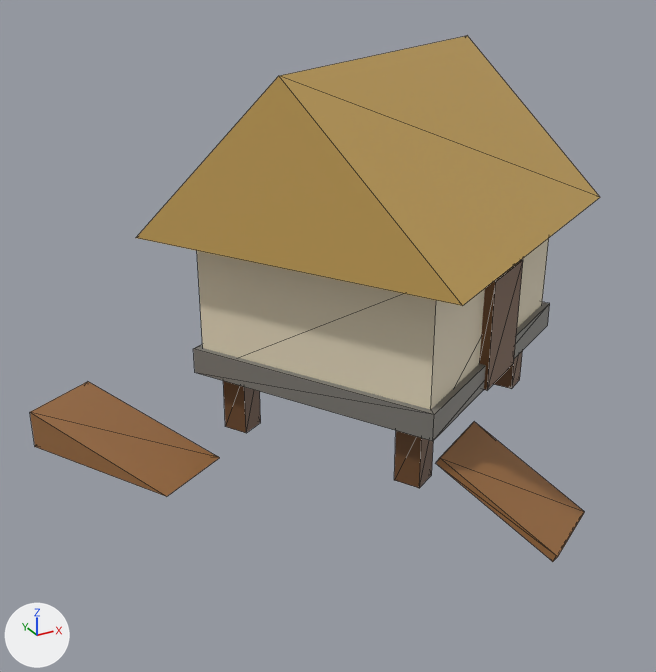
Two versions of the glTF model art/models/building_6.glb, one commit apart.
Before and after are seen from a 50 mm lens placed at (-0.725, -1.138, 0.71), pointed at (-0.128, -0.053, 0.168). Lighting does not change. The marker at lower left points along +X, +Y and +Z. The first picture is the older version. Mesh edges are drawn as thin lines. Vertices at exactly the same position are counted once.

In view in the first picture: 'building_6'.
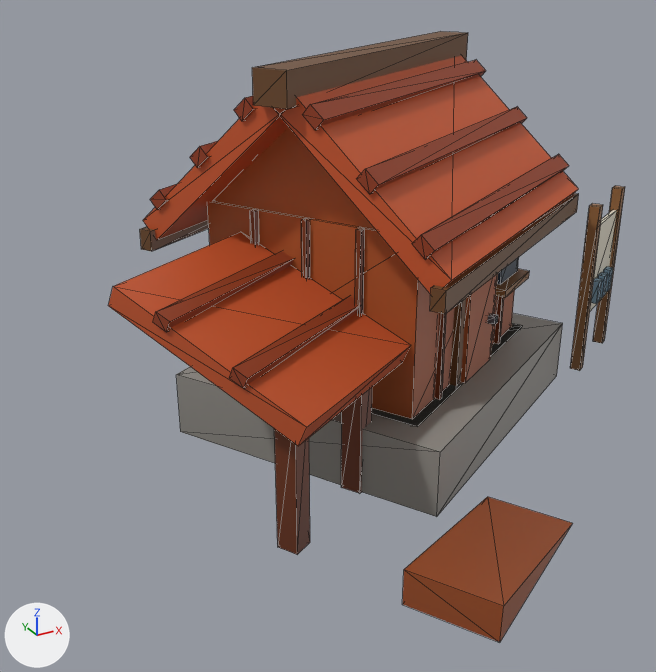
Where the change shows, as pixel boxes [x1, y1, x2, y2] in the pictures (656 x 672 px; the box of a moved part takes in the faces that stretch with it):
'building_6', reshaped (9% narrower, 16% taller)
    before: [30, 36, 600, 562]
    after: [108, 31, 625, 642]
part 1 of me_building_6, moved or reshaped
    before: [494, 350, 523, 389]
    after: [435, 313, 447, 400]
part 2 of me_building_6, moved or reshaped
    before: [394, 431, 433, 488]
    after: [355, 228, 364, 315]
part 3 of me_building_6, moved or reshaped
    before: [223, 381, 261, 433]
    after: [301, 218, 310, 279]
part 4 of me_building_6, moved or reshaped
    before: [197, 238, 549, 410]
    after: [250, 209, 259, 245]
part 5 of me_building_6, moved or reshaped
    before: [479, 260, 523, 390]
    after: [461, 274, 497, 383]
part 6 of me_building_6, moved or reshaped (not visible before)
    after: [274, 429, 310, 555]
part 7 of me_building_6, moved or reshaped (not visible before)
    after: [570, 203, 603, 371]
part 8 of me_building_6, added (brown)
    after: [593, 186, 625, 343]
part 9 of me_building_6, rebuilt
    before: [136, 36, 600, 306]
    after: [143, 105, 288, 240]
part 10 of me_building_6, deleted (brown)
    before: [30, 382, 219, 496]
part 11 of me_building_6, reshaped
    before: [193, 302, 585, 562]
    after: [108, 31, 617, 642]

What changed in the scene script:
```text
Change me_building_6:
    used by ob_building_6; location = (0.0, 0.0, 0.0)
    remove me_building_6.from_pydata(...)  # 100 vertices, 148 faces; spans x -0.536..0.367, y -0.423..0.357, z -0.048..0.56
    add me_building_6.from_pydata(...)  # 372 vertices, 568 faces; spans x -0.461..0.513, y -0.544..0.401, z 0.0..0.565
    me_building_6 part 1: the loose piece of 8 vertices spanning x 0.204..0.258, y -0.067..-0.013, z 0.0..0.1 is scaled about its middle by (0.212, 0.237, 2.6), then moved by (-0.253, -0.15, 0.18)
    me_building_6 part 2: the loose piece of 8 vertices spanning x -0.108..-0.054, y -0.247..-0.193, z 0.0..0.1 is scaled about its middle by (0.237, 0.213, 2.6), then moved by (-0.054, 0.067, 0.18)
    me_building_6 part 3: the loose piece of 8 vertices spanning x -0.258..-0.204, y 0.013..0.067, z 0.0..0.1 is scaled about its middle by (0.237, 0.213, 2.6), then moved by (0.054, -0.119, 0.18)
    me_building_6 part 4: the loose piece of 8 vertices spanning x -0.286..0.286, y -0.275..0.275, z 0.1..0.32 is scaled about its middle by (0.0224, 0.0216, 1.18), then moved by (-0.22, -0.006, 0.02)
    me_building_6 part 5: the loose piece of 8 vertices spanning x 0.045..0.15, y -0.205..-0.133, z 0.1..0.27 is scaled about its middle by (0.909, 0.908, 1), then moved by (-0.018, 0.031, 0.0)
    me_building_6 part 6: the loose piece of 8 vertices spanning x 0.313..0.341, y 0.06..0.087, z 0.0..0.3 is scaled about its middle by (1.5, 1.5, 0.693), then moved by (-0.629, -0.351, -0.046)
    me_building_6 part 7: the loose piece of 8 vertices spanning x 0.163..0.191, y 0.32..0.347, z 0.0..0.3 is scaled about its middle by (0.9, 0.9, 1), then moved by (0.203, -0.391, 0.0)
    me_building_6 part 8: the loose piece of 8 vertices spanning x 0.313..0.341, y 0.06..0.087, z 0.0..0.3 is copied, and the copy is scaled about its middle by (0.9, 0.9, 1), then moved by (0.174, -0.061, 0.0); it spans x 0.489..0.513, y 0.0..0.024, z 0.0..0.3
    me_building_6 part 9: the loose piece of 6 vertices spanning x -0.367..0.367, y -0.357..0.357, z 0.32..0.56 is rebuilt with 8 vertices and now spans x -0.347..0.212, y -0.118..0.352, z 0.31..0.544
    me_building_6 part 10: the loose piece of 6 vertices spanning x -0.536..-0.302, y -0.096..0.189, z 0.0..0.06 is deleted
    me_building_6 part 11: 16 vertices removed from x -0.299..0.299, y -0.423..0.288, z -0.048..0.14; 252 vertices added at x -0.461..0.503, y -0.544..0.355, z 0.0..0.565
    other edits to the shape of me_building_6 do not show in these pictures
```
